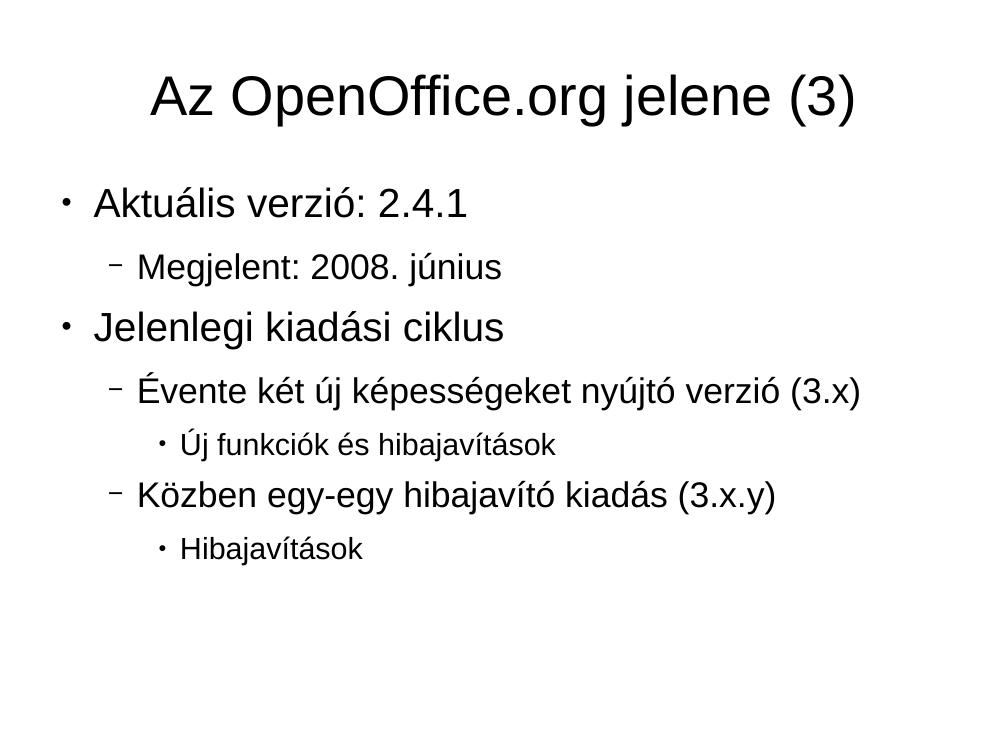
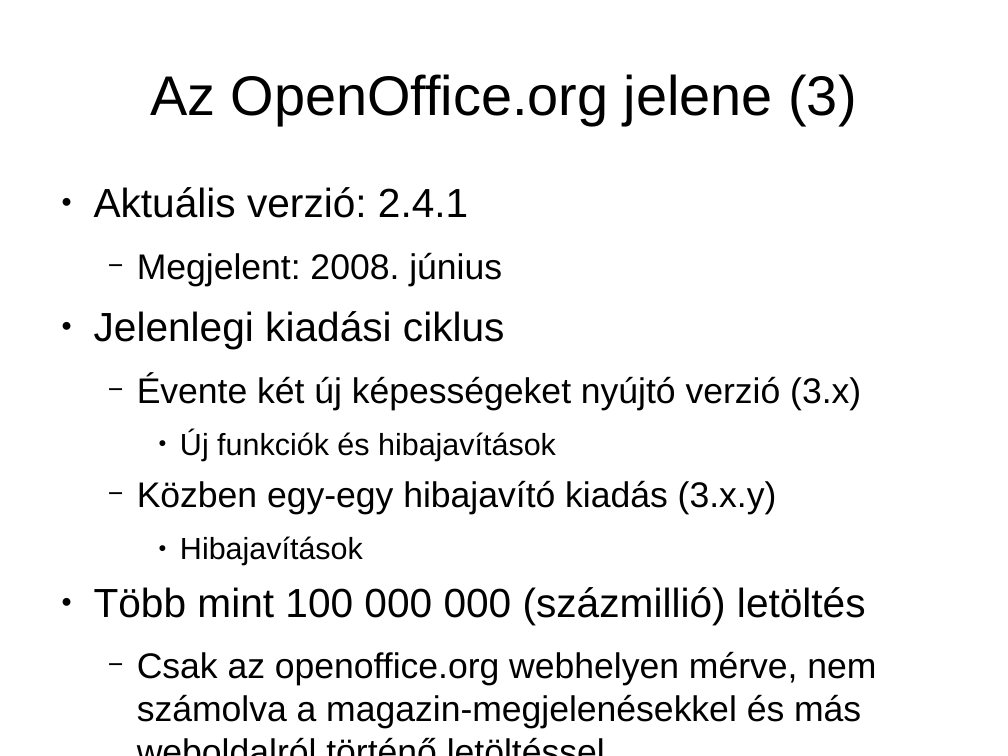
Before and after one commit to KAMI911/oxygenoffice, a slide deck: slide 9 of documents/marketing/hu/OpenOffice.org3_ujdonsagai.odp (slide 8 before the commit). Drawn at 1008x756 pixels with LibreOffice and Linux fonts; fonts in the diff are those of the drawing. Boxes give left, top, right and bottom in pixels: in the first picture for what was removed or moved away, otherwise in the second. Text is boxed around its words. In the diff, an @@ line names an element or a change of style, - is before the commit and + after.

```diff
--- a/documents/marketing/hu/OpenOffice.org3_ujdonsagai.odp
+++ b/documents/marketing/hu/OpenOffice.org3_ujdonsagai.odp
@@ text at box(94, 587, 876, 728): paragraphs added @@
+● Több mint 100 000 000 (százmillió) letöltés
+  − Csak az openoffice.org webhelyen mérve, nem számolva a magazin-megjelenésekkel és más weboldalról történő letöltéssel
```
Also in this commit, not shown: 5 other slides changed, 2 slides added.
